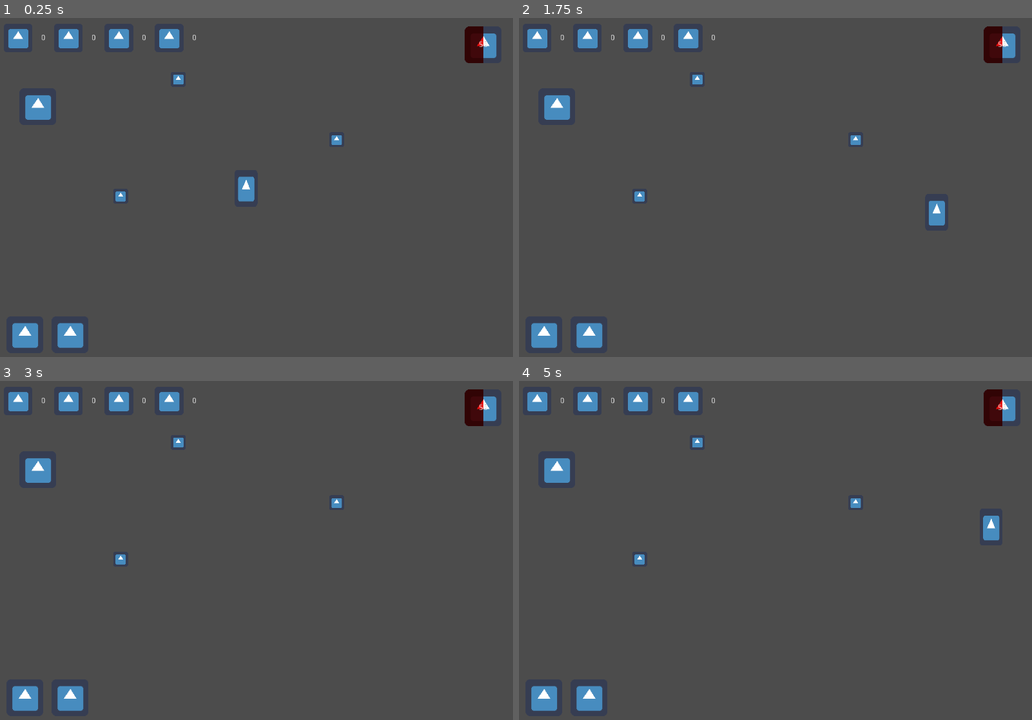
Above: before the commit, frames 1-4 (two rows, left to right).
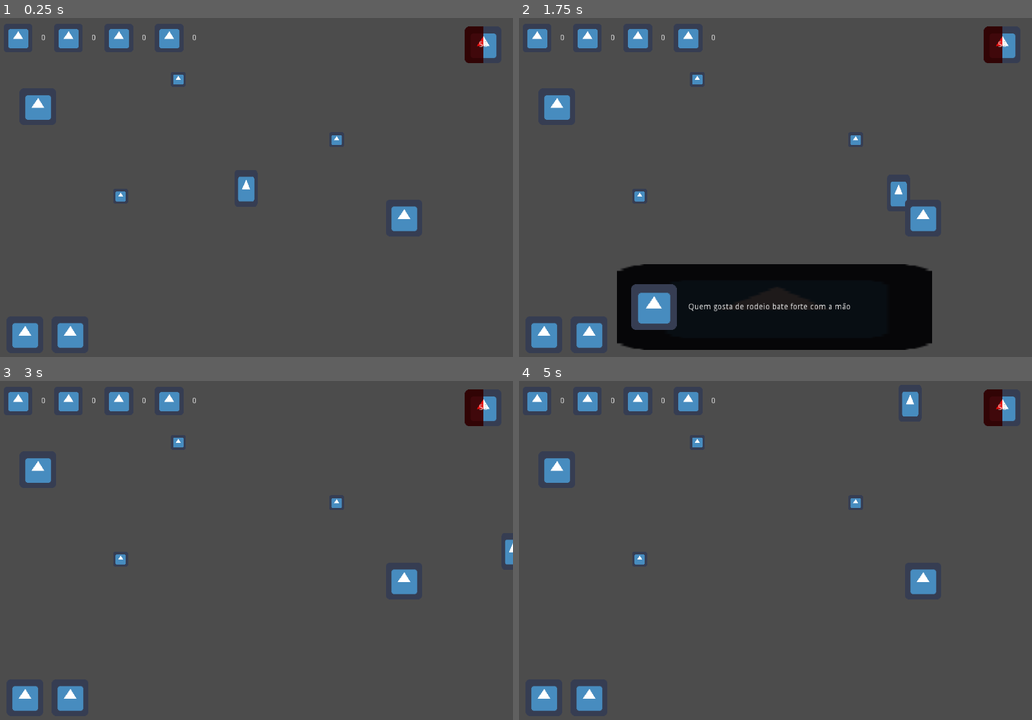
Above: after the commit, the same moments.

Repository: guimafelipe/recycle
Game: Godot game, scene res://Scenes/Teste.tscn
Two runs of this game, one before a commit and one after it. Both use one fixed random seed, a clock stepped at 60 frames per second and the inputs below. The engine's default icon, where the game draws it, is replaced by a stand-in: a white triangle on a blue panel in a dark square.
Inputs (mouse positions are in pixels of both pictures, inside the frame that each line leads up to):
- Up to frame 1 (0.25 s): no input
- Up to frame 2 (1.75 s): tap Enter (ui_accept) at 0.5, 1.52, 1.55 s; move the mouse to (888, 173) at 0.52 s; hold D (move_right) 0.53-1.28 s; hold Enter (ui_accept) 0.53-1.28 s; move the mouse to (672, 207) at 1.27 s; hold S (move_down) from 1.28 s (still down); tap E (interact) at 1.35 s
- Up to frame 3 (3 s): tap Enter (ui_accept) at 1.82 s; move the mouse to (307, 475) at 2.02 s; release S (move_down) at 2.03 s; hold D (move_right) 2.03-2.78 s; hold Enter (ui_accept) 2.03-2.78 s; move the mouse to (230, 621) at 2.77 s; hold W (move_up) from 2.78 s (still down); tap E (interact) at 2.85 s
- Up to frame 4 (5 s): tap Enter (ui_accept) at 3.02, 3.05, 3.32, 3.5, 4.52, 4.55, 4.82 s; move the mouse to (929, 604) at 3.52 s; release W (move_up) at 3.53 s; hold Enter (ui_accept) 3.53-4.28 s; hold A (move_left) from 3.53 s (still down); move the mouse to (621, 499) at 4.27 s; tap E (interact) at 4.35 s

The runs differ from the first frame. In frame 1, 0.4% of the frame differs, in the area x 76-82%, y 55-63%; in frame 2, 15%, in the area x 19-84%, y 48-98%; in frame 3, 0.5%; in frame 4, 0.9%.

Commit message:
adding dialog

Diff:
--- /dev/null
+++ b/Dialogues/DialogoTeste.tres
@@ -0,0 +1,9 @@
+[gd_resource type="Resource" load_steps=3 format=2]
+
+[ext_resource path="res://Dialogues/Dialogue.gd" type="Script" id=1]
+[ext_resource path="res://icon.png" type="Texture" id=2]
+
+[resource]
+script = ExtResource( 1 )
+falas = [ "Aloo galera de cowboy", "Aloo galera de peão", "Quem gosta de rodeio bate forte com a mão", "clap clap, clap" ]
+textura = ExtResource( 2 )
--- /dev/null
+++ b/Dialogues/Dialogue.gd
@@ -0,0 +1,5 @@
+extends Resource
+class_name Dialogue
+
+export(Array, String, MULTILINE) var falas
+export(Texture) var textura
--- a/Scenes/Amdre.gd
+++ b/Scenes/Amdre.gd
@@ -17,6 +17,8 @@
 func _physics_process(delta):
 	if player_state.game_state == Enums.GameState.FREE:
 		move(delta)
+	else:
+		velocity = Vector2(0,0)
 
 
 func _input(event : InputEvent):
--- /dev/null
+++ b/Scenes/DialogUI.gd
@@ -0,0 +1,42 @@
+extends CanvasLayer
+
+export(Resource) var player_state = player_state as PlayerState
+export(NodePath) onready var texto = get_node(texto) as Label
+export(NodePath) onready var icon = get_node(icon) as TextureRect
+
+
+var curr_index : int = 0
+var dialogue : Dialogue
+
+
+func _ready():
+	Events.connect("start_dialog", self, "new_dialog")
+
+
+func new_dialog(_dialogue : Dialogue) -> void:
+	if not _dialogue:
+		return
+
+	dialogue = _dialogue
+
+	player_state.game_state = Enums.GameState.DIALOG
+
+	curr_index = 0
+	$Base.visible = true
+
+	if dialogue.textura:
+		icon.texture = dialogue.textura
+	else:
+		icon.texture = null
+
+	texto.text = dialogue.falas[0]
+
+
+func _input(event : InputEvent):
+	if player_state.game_state == Enums.GameState.DIALOG and event.is_action_pressed("ui_accept"):
+		curr_index += 1
+		if curr_index >= dialogue.falas.size():
+			player_state.game_state = Enums.GameState.FREE
+			$Base.visible = false
+			return
+		texto.text = dialogue.falas[curr_index]
--- /dev/null
+++ b/Scenes/DialogUI.tscn
@@ -0,0 +1,92 @@
+[gd_scene load_steps=4 format=2]
+
+[ext_resource path="res://icon.png" type="Texture" id=1]
+[ext_resource path="res://Scenes/DialogUI.gd" type="Script" id=2]
+[ext_resource path="res://Singletons/PlayerState.tres" type="Resource" id=3]
+
+[node name="DialogUI" type="CanvasLayer"]
+script = ExtResource( 2 )
+player_state = ExtResource( 3 )
+texto = NodePath("Base/HBoxContainer/Texto")
+icon = NodePath("Base/HBoxContainer/Icon")
+
+[node name="Base" type="Control" parent="."]
+visible = false
+anchor_left = 0.5
+anchor_top = 1.0
+anchor_right = 0.5
+anchor_bottom = 1.0
+margin_left = -20.0
+margin_top = -40.0
+margin_right = 20.0
+__meta__ = {
+"_edit_use_anchors_": false
+}
+
+[node name="Box" type="NinePatchRect" parent="Base"]
+modulate = Color( 0.117647, 0.101961, 0.101961, 1 )
+anchor_left = 0.5
+anchor_top = 1.0
+anchor_right = 0.5
+anchor_bottom = 1.0
+margin_left = -275.0
+margin_top = -170.0
+margin_right = 275.0
+margin_bottom = -20.0
+rect_min_size = Vector2( 550, 150 )
+texture = ExtResource( 1 )
+__meta__ = {
+"_edit_use_anchors_": false
+}
+
+[node name="HBoxContainer" type="HBoxContainer" parent="Base"]
+anchor_left = 0.5
+anchor_top = 1.0
+anchor_right = 0.5
+anchor_bottom = 1.0
+margin_left = -275.0
+margin_top = -170.0
+margin_right = 275.0
+margin_bottom = -20.0
+rect_min_size = Vector2( 550, 150 )
+custom_constants/separation = 20
+__meta__ = {
+"_edit_use_anchors_": false
+}
+
+[node name="VSeparator" type="VSeparator" parent="Base/HBoxContainer"]
+modulate = Color( 1, 1, 1, 0 )
+margin_right = 4.0
+margin_bottom = 150.0
+
+[node name="Icon" type="TextureRect" parent="Base/HBoxContainer"]
+margin_left = 24.0
+margin_top = 35.0
+margin_right = 104.0
+margin_bottom = 115.0
+rect_min_size = Vector2( 80, 80 )
+size_flags_vertical = 4
+texture = ExtResource( 1 )
+expand = true
+stretch_mode = 5
+__meta__ = {
+"_edit_use_anchors_": false
+}
+
+[node name="Texto" type="Label" parent="Base/HBoxContainer"]
+margin_left = 124.0
+margin_top = 59.0
+margin_right = 267.0
+margin_bottom = 90.0
+text = "Aloo galera de cowboy
+Aloo galera de peao"
+valign = 1
+__meta__ = {
+"_edit_use_anchors_": false
+}
+
+[node name="VSeparator2" type="VSeparator" parent="Base/HBoxContainer"]
+modulate = Color( 1, 1, 1, 0 )
+margin_left = 287.0
+margin_right = 291.0
+margin_bottom = 150.0
--- a/Scenes/Teste.tscn
+++ b/Scenes/Teste.tscn
@@ -1,9 +1,11 @@
-[gd_scene load_steps=5 format=2]
+[gd_scene load_steps=7 format=2]
 
 [ext_resource path="res://Scenes/Amdre.tscn" type="PackedScene" id=1]
 [ext_resource path="res://Scenes/Recurso.tscn" type="PackedScene" id=2]
 [ext_resource path="res://Scenes/Maquina.tscn" type="PackedScene" id=3]
 [ext_resource path="res://Scenes/MainUI.tscn" type="PackedScene" id=4]
+[ext_resource path="res://Scenes/DialogUI.tscn" type="PackedScene" id=5]
+[ext_resource path="res://testeThings/TesteDialog.tscn" type="PackedScene" id=6]
 
 [node name="Teste" type="Node2D"]
 
@@ -25,3 +27,7 @@
 position = Vector2( 69.5927, 154.9 )
 
 [node name="MainUI" parent="." instance=ExtResource( 4 )]
+
+[node name="DialogUI" parent="." instance=ExtResource( 5 )]
+
+[node name="TesteDialog" parent="." instance=ExtResource( 6 )]
--- a/Singletons/Enums.gd
+++ b/Singletons/Enums.gd
@@ -2,4 +2,4 @@
 
 enum RecursoTipo {PAPEL, PLASTICO, METAL, VIDRO}
 
-enum GameState {FREE, CUTSCENE, MAQUINA}
+enum GameState {FREE, CUTSCENE, MAQUINA, DIALOG}
--- a/Singletons/Events.gd
+++ b/Singletons/Events.gd
@@ -4,3 +4,4 @@
 signal can_interact
 signal cannot_interact
 signal items_changed
+signal start_dialog
--- a/Singletons/PlayerState.tres
+++ b/Singletons/PlayerState.tres
@@ -5,11 +5,11 @@
 [resource]
 script = ExtResource( 1 )
 items_disponiveis = {
-Resource( "res://Items/EspadaDoReiDesnutrido.tres" ): false,
+Resource( "res://Items/Baldinho.tres" ): false,
+Resource( "res://Items/Bussola.tres" ): false,
 Resource( "res://Items/Mapa.tres" ): false,
 Resource( "res://Items/Oculos.tres" ): true,
-Resource( "res://Items/Bussola.tres" ): false,
-Resource( "res://Items/Baldinho.tres" ): false
+Resource( "res://Items/EspadaDoReiDesnutrido.tres" ): false
 }
 hp = 80
 max_hp = 100
--- a/project.godot
+++ b/project.godot
@@ -18,6 +18,11 @@
 "class": "CraftItemUI",
 "language": "GDScript",
 "path": "res://Scenes/CraftItemUI.gd"
+}, {
+"base": "Resource",
+"class": "Dialogue",
+"language": "GDScript",
+"path": "res://Dialogues/Dialogue.gd"
 }, {
 "base": "Resource",
 "class": "Item",
@@ -47,6 +52,7 @@
 _global_script_class_icons={
 "Amdre": "",
 "CraftItemUI": "",
+"Dialogue": "",
 "Item": "",
 "PlayerState": "",
 "Recurso": "",
--- /dev/null
+++ b/testeThings/TesteDialog.gd
@@ -0,0 +1,11 @@
+extends Area2D
+
+export(Resource) var player_state = player_state as PlayerState
+export(Resource) var dialogue = dialogue as Dialogue
+
+func _ready():
+	pass
+
+
+func _on_TesteDialog_body_entered(body : Amdre):
+	Events.emit_signal("start_dialog", dialogue)
--- /dev/null
+++ b/testeThings/TesteDialog.tscn
@@ -0,0 +1,23 @@
+[gd_scene load_steps=6 format=2]
+
+[ext_resource path="res://icon.png" type="Texture" id=1]
+[ext_resource path="res://testeThings/TesteDialog.gd" type="Script" id=2]
+[ext_resource path="res://Singletons/PlayerState.tres" type="Resource" id=3]
+[ext_resource path="res://Dialogues/DialogoTeste.tres" type="Resource" id=4]
+
+[sub_resource type="RectangleShape2D" id=1]
+extents = Vector2( 30.0594, 30.7633 )
+
+[node name="TesteDialog" type="Area2D"]
+position = Vector2( 709.568, 349.228 )
+script = ExtResource( 2 )
+player_state = ExtResource( 3 )
+dialogue = ExtResource( 4 )
+
+[node name="Sprite" type="Sprite" parent="."]
+texture = ExtResource( 1 )
+
+[node name="CollisionShape2D" type="CollisionShape2D" parent="."]
+shape = SubResource( 1 )
+
+[connection signal="body_entered" from="." to="." method="_on_TesteDialog_body_entered"]
